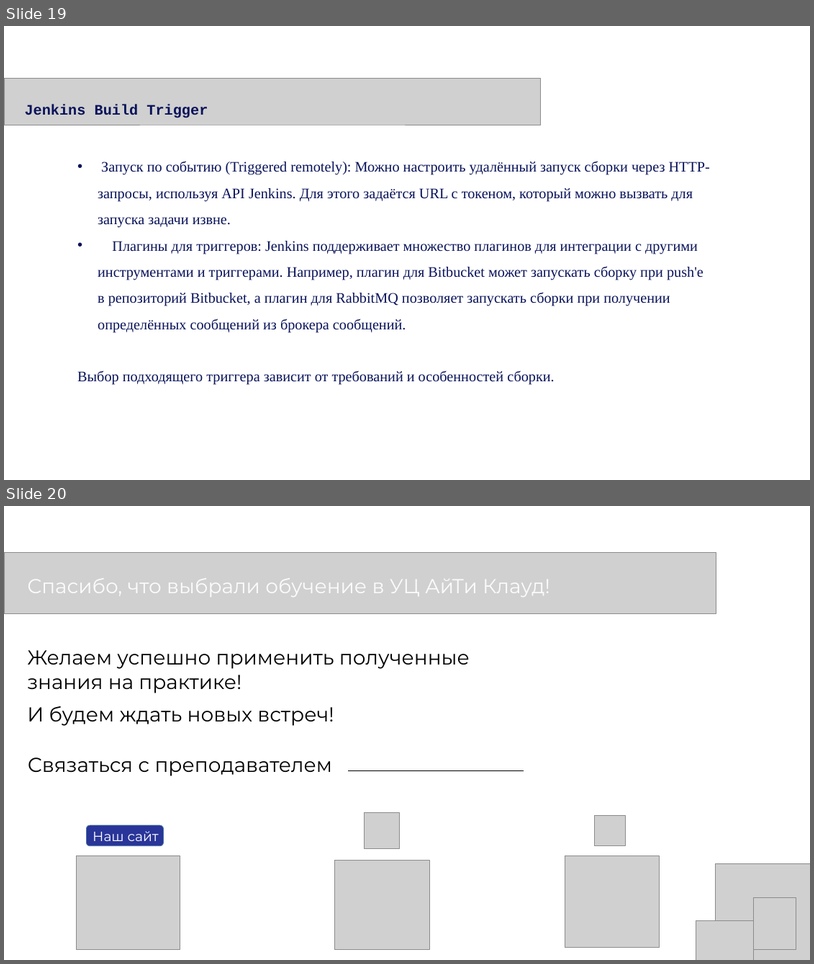
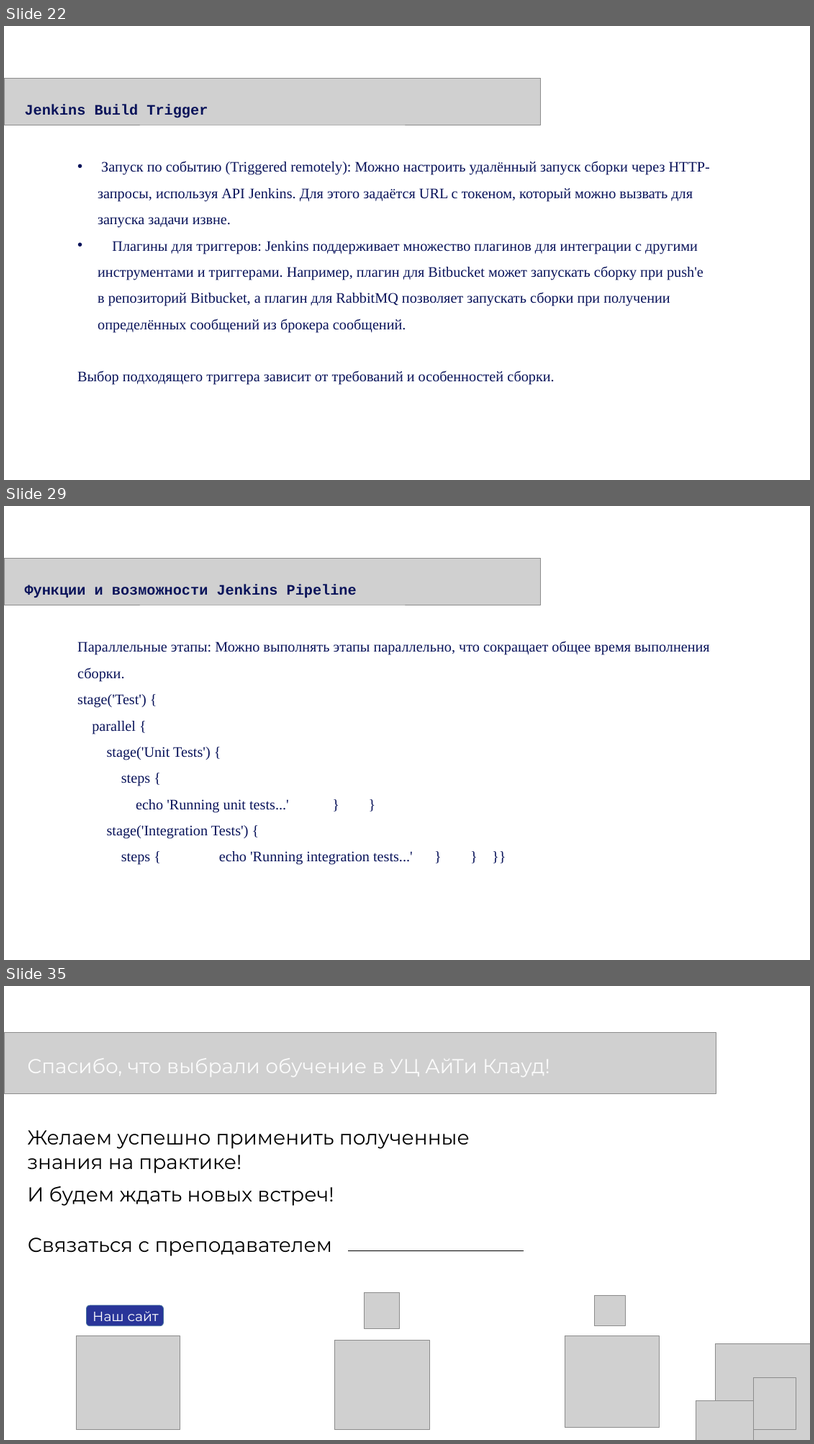
Before and after one commit to Kollekcioner47/jenkins, a slide deck: Jenkins.pptx. Shown one above the other, each under a label of ours: slides 19 and 20 before the commit, slides 22, 29 and 35 after it; the slides between them are not shown. The pictures are 814x964 and 814x1444 pixels, drawn with LibreOffice and Linux fonts; fonts in the diff are those of the drawing; grey boxes stand for pictures. Boxes give left, top, right and bottom in pixels: in the first picture for what was removed or moved away, otherwise in the second. Text is boxed around its words. In the diff, an @@ line names an element or a change of style, - is before the commit and + after.

```diff
--- a/Jenkins.pptx
+++ b/Jenkins.pptx
@@ slide 29 added at (x1=4, y1=506, x2=810, y2=960), background #FFFFFF @@
@@ picture added at (x1=4, y1=558, x2=540, y2=605) @@
@@ text added at (x1=25, y1=584, x2=357, y2=598), 26 pt, text #09135A, bold @@
+Функции и возможности Jenkins Pipeline
@@ text added at (x1=77, y1=641, x2=710, y2=865), 26 pt, text #09135A @@
+Параллельные этапы: Можно выполнять этапы параллельно, что сокращает общее время выполнения сборки.
+stage('Test') {
+parallel {
+stage('Unit Tests') {
+steps {
+echo 'Running unit tests...' } }
+stage('Integration Tests') {
+steps { echo 'Running integration tests...' } } }}
@@ what was slide 19 is now slide 22 @@
@@ what was slide 20 is now slide 35 @@
```
Also in this commit, not shown: 14 other slides added, 4 other files.
